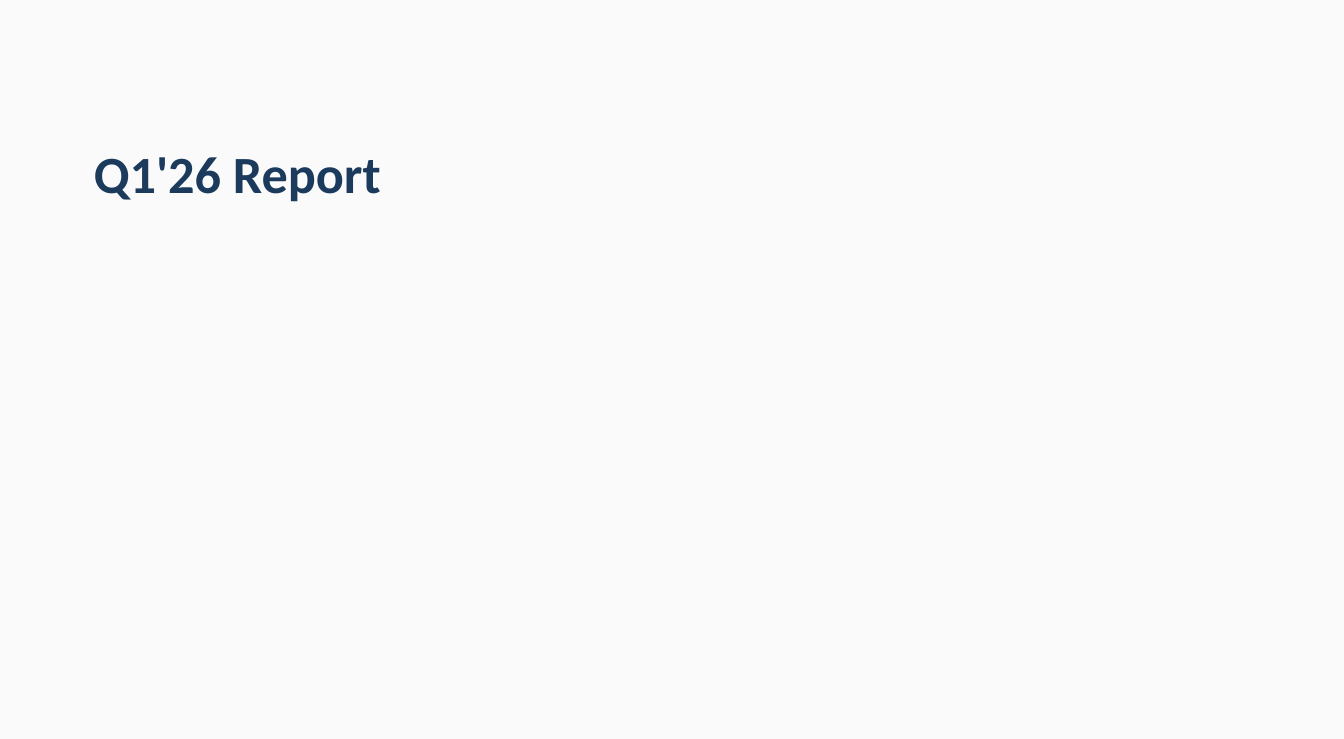
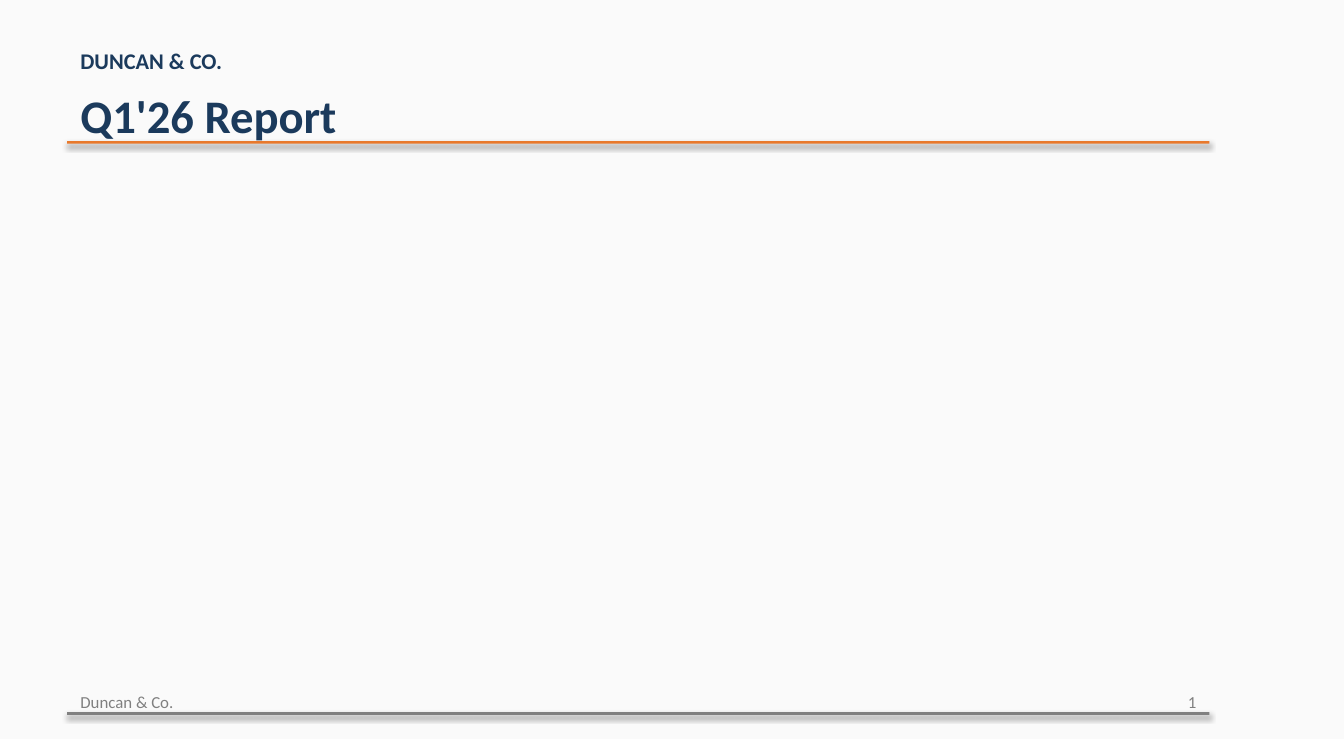
Before and after one commit to carolinedunc/notes-to-slide-deck-skill, a slide deck: slide 1 of example/template_test.pptx. Drawn at 1344x739 pixels with LibreOffice and Linux fonts; fonts in the diff are those of the drawing. Boxes give left, top, right and bottom in pixels: in the first picture for what was removed or moved away, otherwise in the second. Text is boxed around its words. In the diff, an @@ line names an element or a change of style, - is before the commit and + after.

Commit message:
Add slide number parameter, add footer formatting with footer line, wordmark, and slide number

```diff
--- a/example/template_test.pptx
+++ b/example/template_test.pptx
@@ text added at (80,54,222,69), 12 pt, text #1B3A5C, bold @@
+DUNCAN & CO.
@@ text "Q1'26 Report": place and size @@
-text "Q1'26 Report" at (94,157,381,202)
+text "Q1'26 Report" at (80,101,337,145)
@@ text "Q1'26 Report" at (80,101,337,145): size 28 to 25 pt @@
@@ rectangle added at (67,141,1210,144), fill #E8792C @@
@@ rectangle added at (67,712,1210,715), fill #808080 @@
@@ text added at (80,697,173,714), 9 pt, text #808080 @@
+Duncan & Co.
@@ text added at (1188,697,1197,714), 9 pt, text #808080 @@
+1
```
Also in this commit, not shown: 1 other slide changed, 1 other file.
